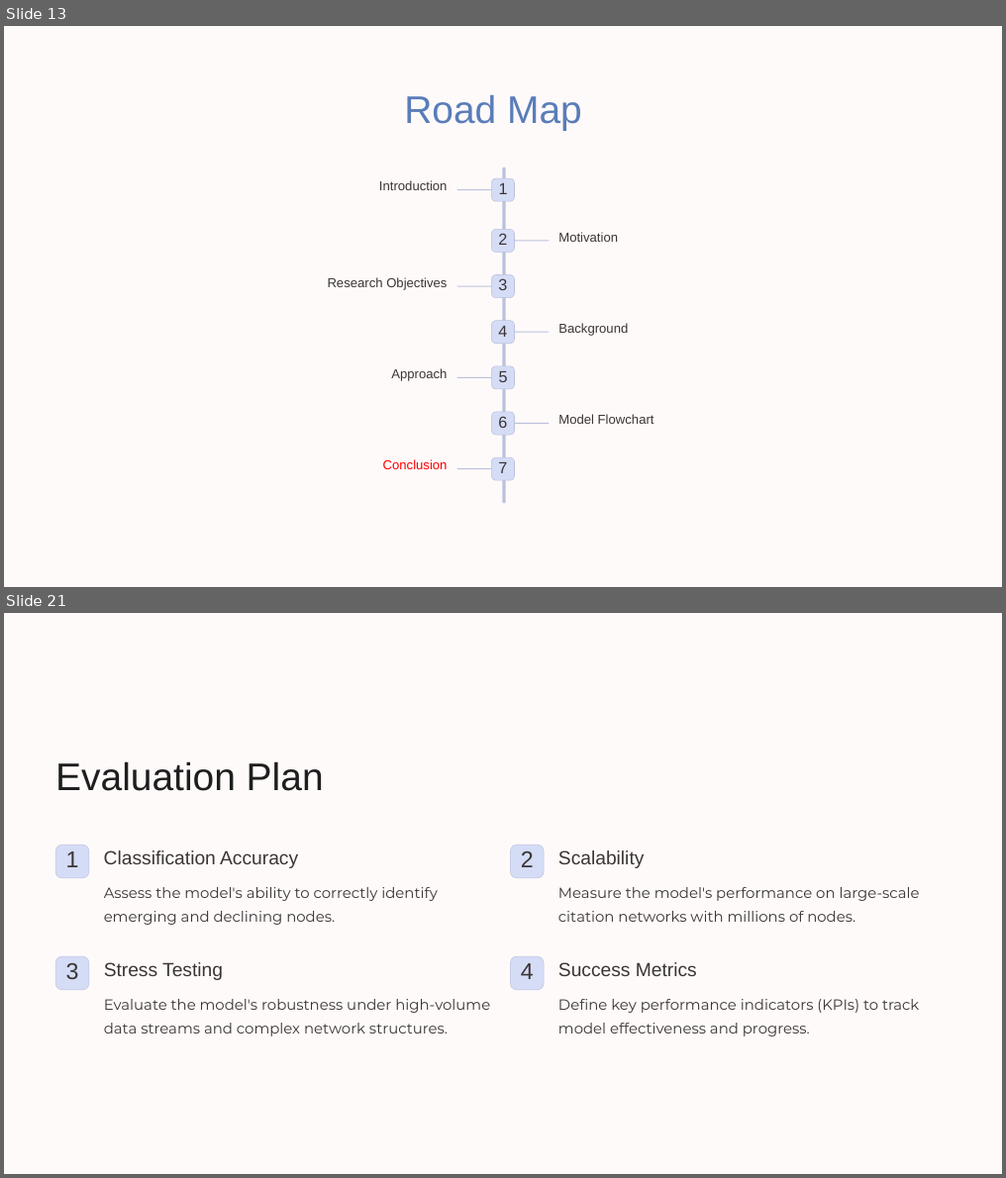
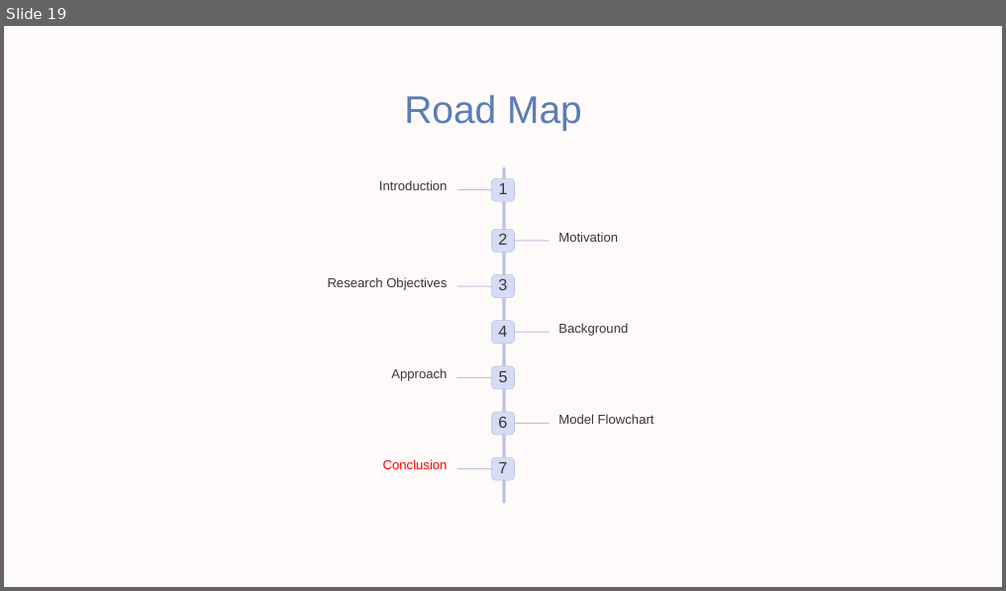
Before and after one commit to AvishayBR/Degree_FinalProject, a slide deck: Project Presentation.pptx. Shown one above the other, each under a label of ours: slides 13 and 21 before the commit, slide 19 after it; the slides between them are not shown. The pictures are 1006x1178 and 1006x591 pixels, drawn with LibreOffice and Linux fonts; fonts in the diff are those of the drawing; background and template pictures are left out. Boxes give left, top, right and bottom in pixels: in the first picture for what was removed or moved away, otherwise in the second. Text is boxed around its words. In the diff, an @@ line names an element or a change of style, - is before the commit and + after.

```diff
--- a/Project Presentation.pptx
+++ b/Project Presentation.pptx
@@ slide 21 removed at <box>4,613,1002,1174</box>, background #000000; not listed: 1 template element that a slide beside it also shows @@
@@ text removed at <box>55,761,324,791</box> @@
-Evaluation Plan
@@ rounded rectangle removed at <box>55,845,89,878</box> @@
@@ rounded rectangle removed at <box>511,845,544,878</box> @@
@@ text removed at <box>66,852,79,867</box> @@
-1
@@ text removed at <box>104,851,298,868</box> @@
-Classification Accuracy
@@ text removed at <box>521,852,534,867</box> @@
-2
@@ text removed at <box>558,851,644,868</box> @@
-Scalability
@@ text removed at <box>104,887,437,925</box> @@
-Assess the model's ability to correctly identify emerging and declining nodes.
@@ text removed at <box>558,887,920,922</box> @@
-Measure the model's performance on large-scale citation networks with millions of nodes.
@@ rounded rectangle removed at <box>55,957,89,990</box> @@
@@ text removed at <box>66,963,79,979</box> @@
-3
@@ text removed at <box>104,962,223,980</box> @@
-Stress Testing
@@ rounded rectangle removed at <box>511,957,544,990</box> @@
@@ text removed at <box>521,963,534,979</box> @@
-4
@@ text removed at <box>558,962,697,976</box> @@
-Success Metrics
@@ text removed at <box>104,999,490,1037</box> @@
-Evaluate the model's robustness under high-volume data streams and complex network structures.
@@ text removed at <box>558,999,919,1037</box> @@
-Define key performance indicators (KPIs) to track model effectiveness and progress.
@@ what was slide 13 is now slide 19 @@
```
Also in this commit, not shown: 2 slides changed, 4 slides added, 13 other slides removed.
